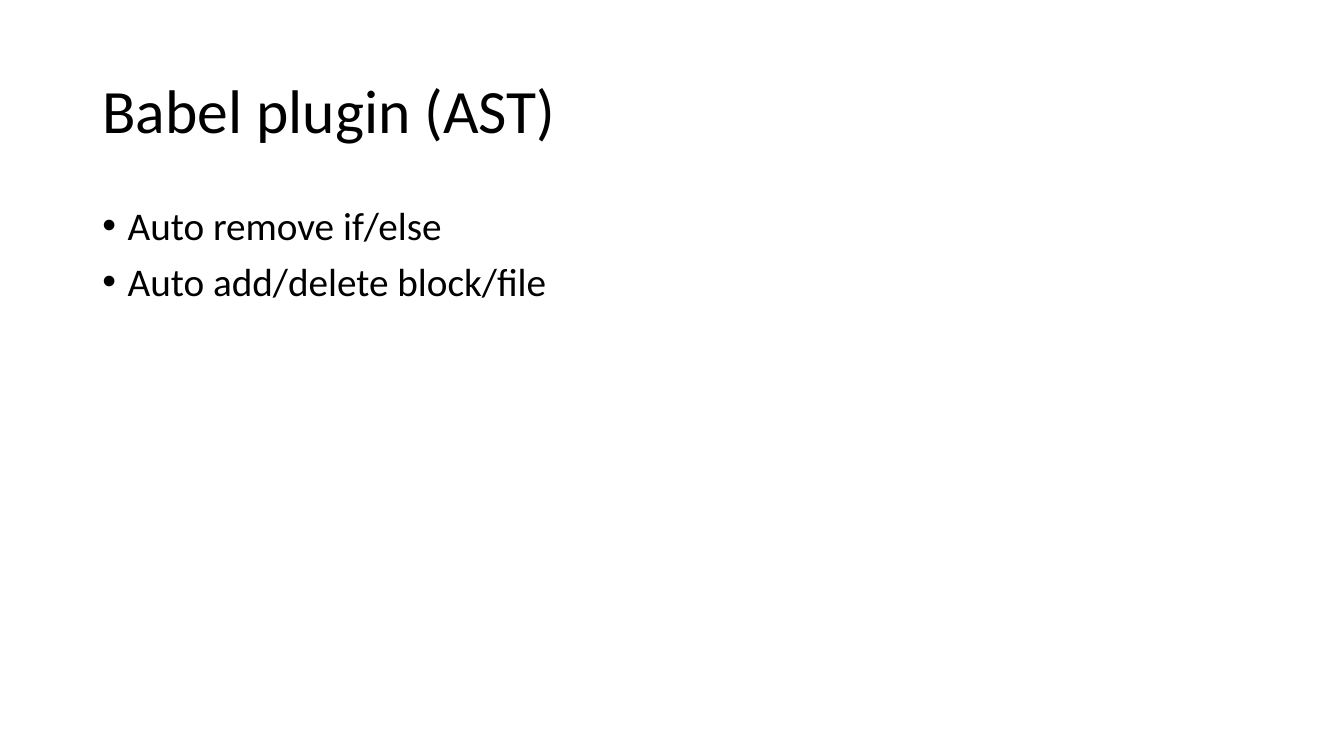
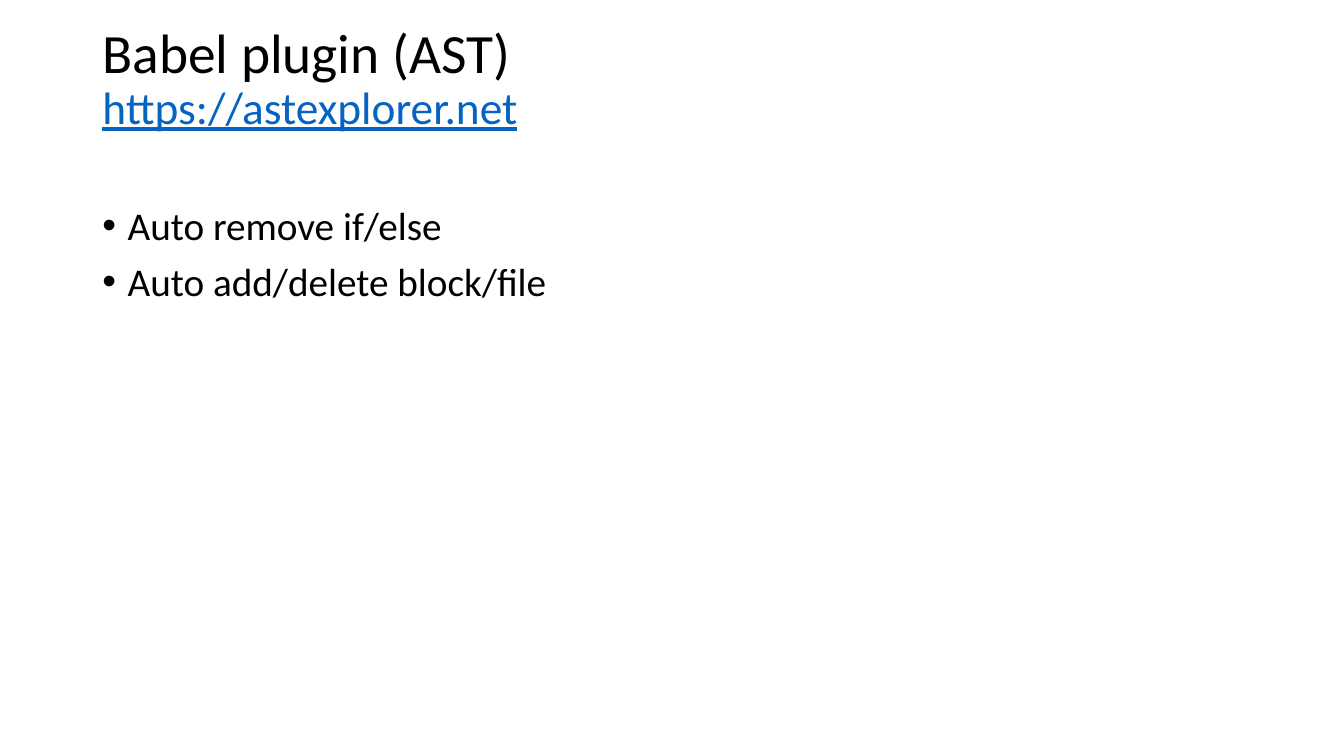
Before and after one commit to chaiyilin/featureToggling, a slide deck: slide 2 of featureToggles -b.pptx. Drawn at 1344x756 pixels with LibreOffice and Linux fonts; fonts in the diff are those of the drawing. Boxes give left, top, right and bottom in pixels: in the first picture for what was removed or moved away, otherwise in the second. Text is boxed around its words. In the diff, an @@ line names an element or a change of style, - is before the commit and + after.

Commit message:
v1

```diff
--- a/featureToggles -b.pptx
+++ b/featureToggles -b.pptx
@@ title at bbox=[102, 32, 517, 132]: text changed; size 44 to 32.4 pt; text colour #000000 to #0563C1 @@
-Babel plugin (AST)
+Babel plugin (AST)
+https://astexplorer.net
```
